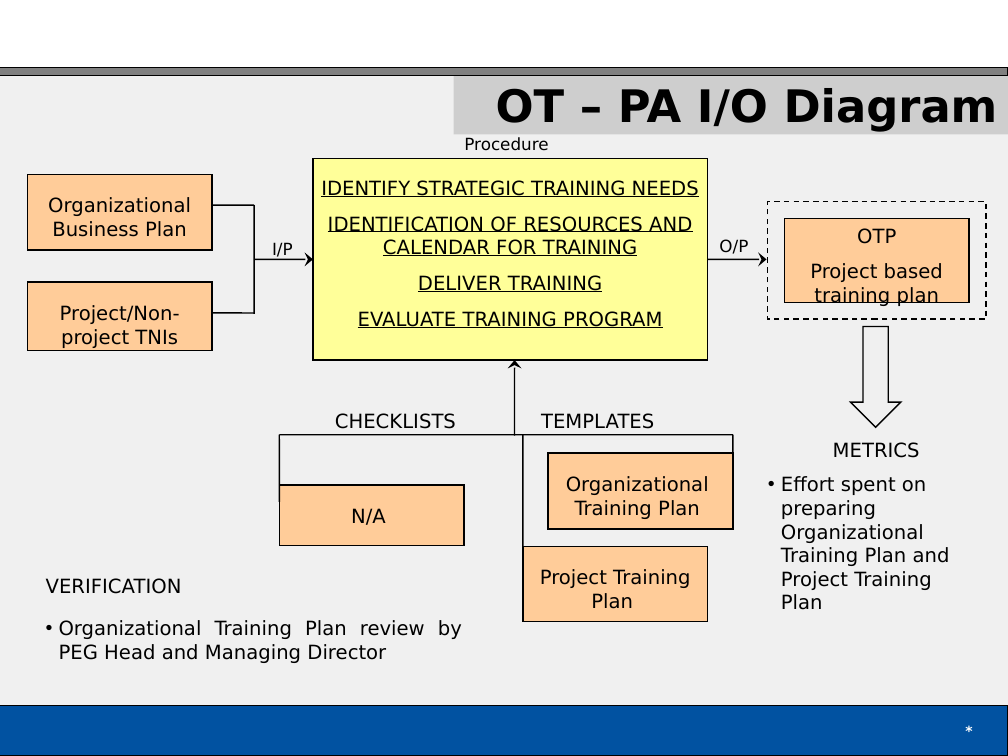
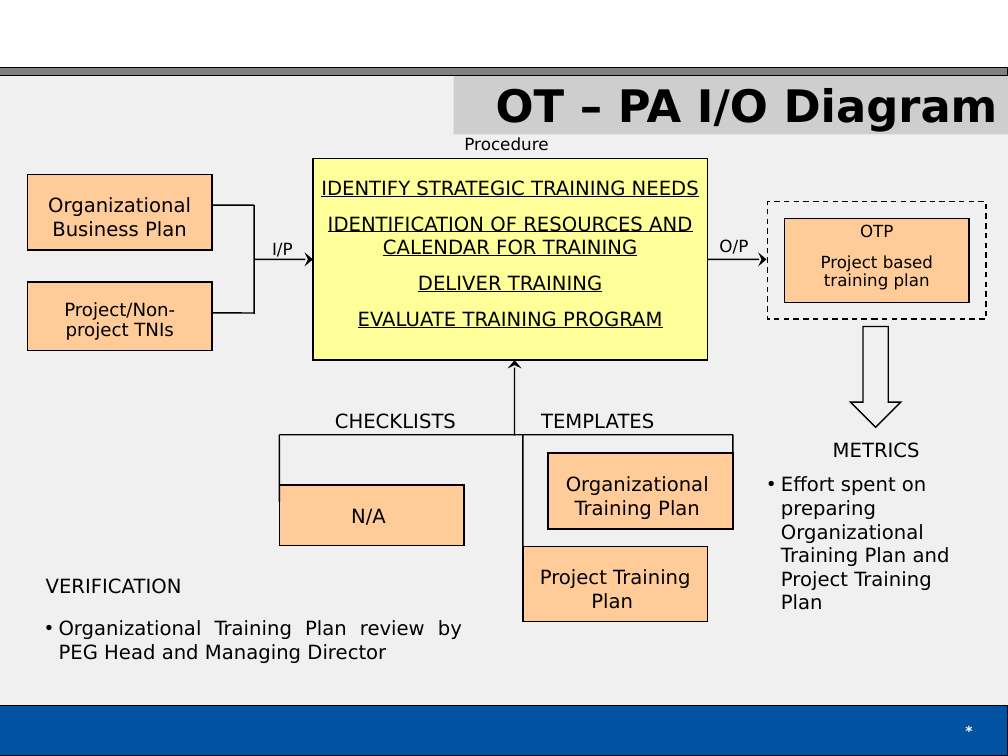
Before and after one commit to vijaylovakumar/ABCD, a slide deck: slide 38 of Overview to CMMI QMS.ppt. Drawn at 1008x756 pixels with LibreOffice and Linux fonts; fonts in the diff are those of the drawing. Boxes give left, top, right and bottom in pixels: in the first picture for what was removed or moved away, otherwise in the second. Text is boxed around its words. In the diff, an @@ line names an element or a change of style, - is before the commit and + after.

```diff
--- a/Overview to CMMI QMS.ppt
+++ b/Overview to CMMI QMS.ppt
@@ rectangle "OTP" at bbox=[784, 219, 969, 302]: size 14 to 11.9 pt; line spacing 1 to 0.9 @@
@@ rectangle "Project/Non-project TNIs" at bbox=[27, 282, 212, 351]: size 14 to 12.9 pt; line spacing 1 to 0.9 @@
```
Also in this commit, not shown: 5 other slides changed.
